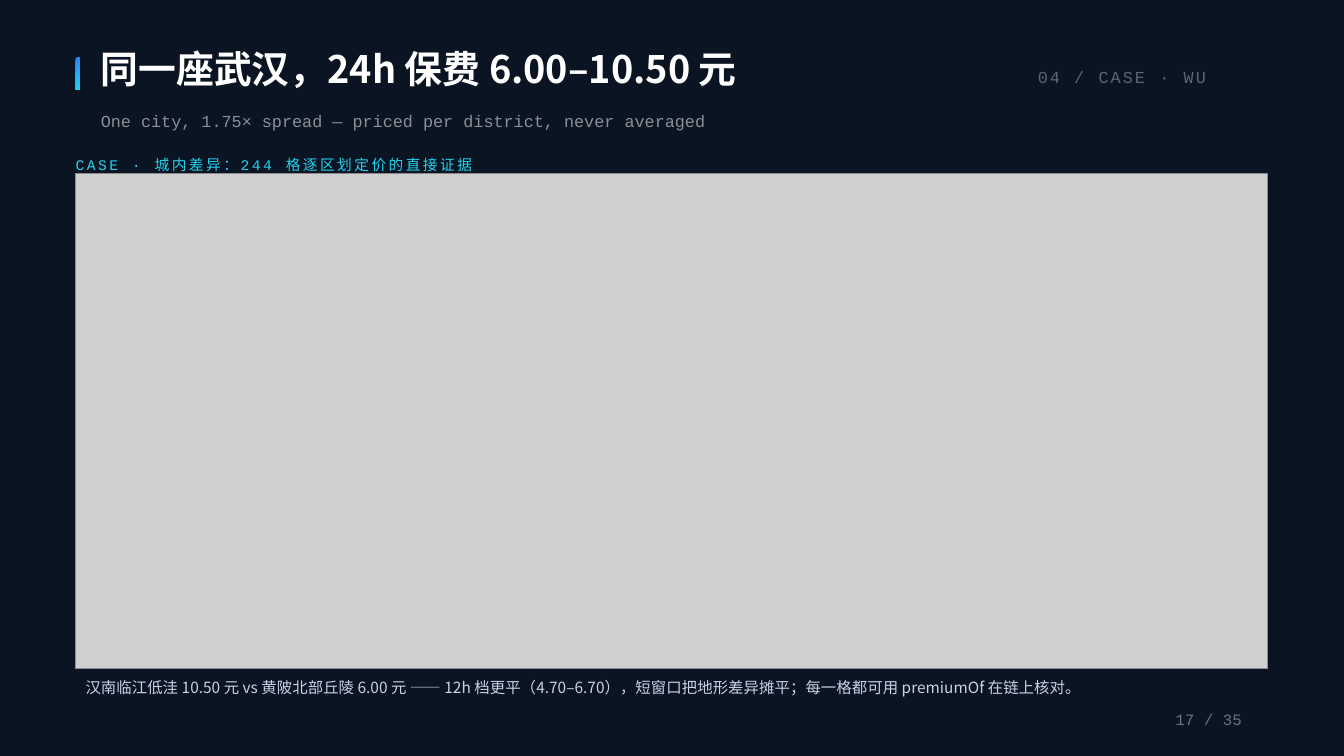
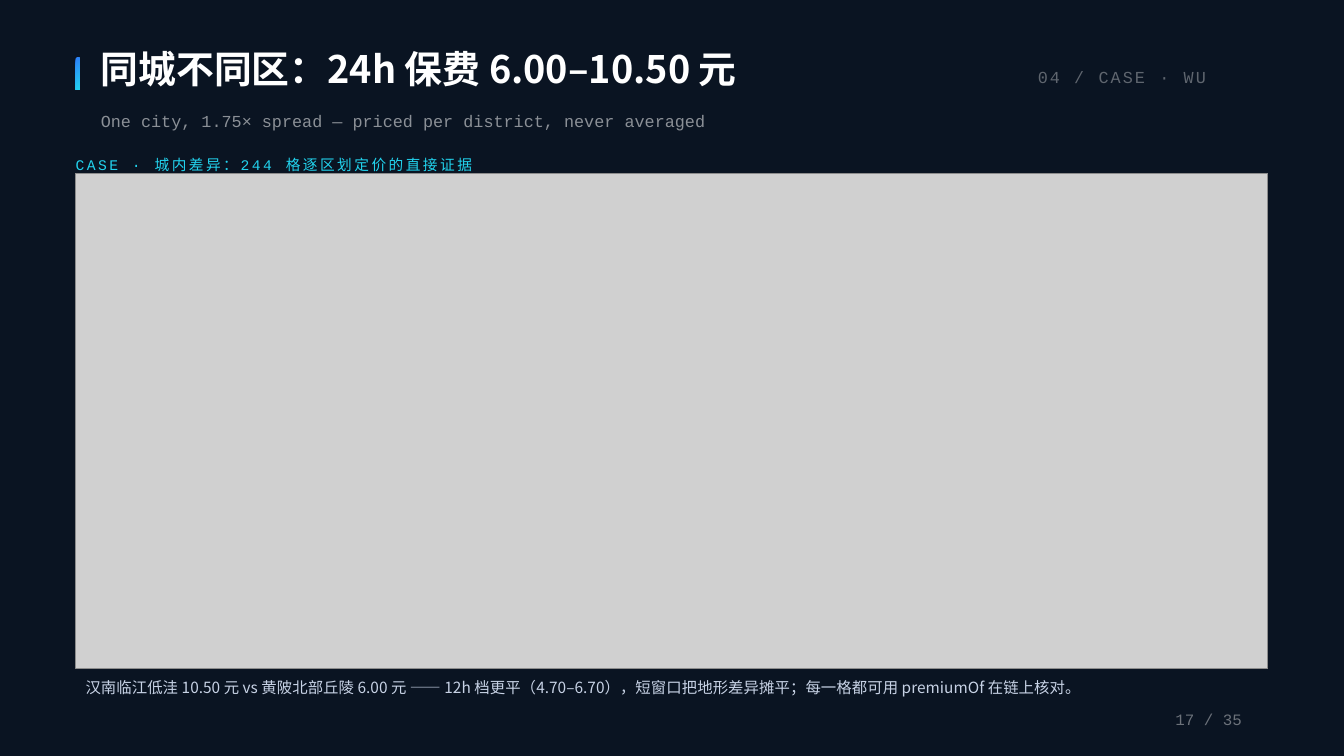
Before and after one commit to BruceLeezh/rainproof-pro, a slide deck: slide 13 of 01-参赛材料/交付物/PPT/雨证-路演PPT-答辩版-2026-11-14.pptx (slide 17 before the commit). Drawn at 1344x756 pixels with LibreOffice and Linux fonts; fonts in the diff are those of the drawing; grey boxes stand for pictures. Boxes give left, top, right and bottom in pixels: in the first picture for what was removed or moved away, otherwise in the second. Text is boxed around its words. In the diff, an @@ line names an element or a change of style, - is before the commit and + after.

```diff
--- a/01-参赛材料/交付物/PPT/雨证-路演PPT-答辩版-2026-11-14.pptx
+++ b/01-参赛材料/交付物/PPT/雨证-路演PPT-答辩版-2026-11-14.pptx
@@ text at box(101, 51, 737, 87): text changed @@
-同一座武汉，24h 保费 6.00–10.50 元
+同城不同区：24h 保费 6.00–10.50 元
```
Also in this commit, not shown: 14 other slides changed, 15 slides removed, 2 other files.
